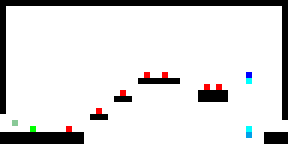
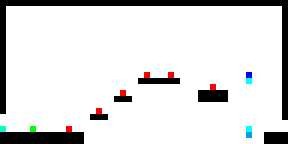
The second 288×144 image is a revision of the first. Changes to its layers:
painted on "图层 1" over [0, 72, 222, 132]
